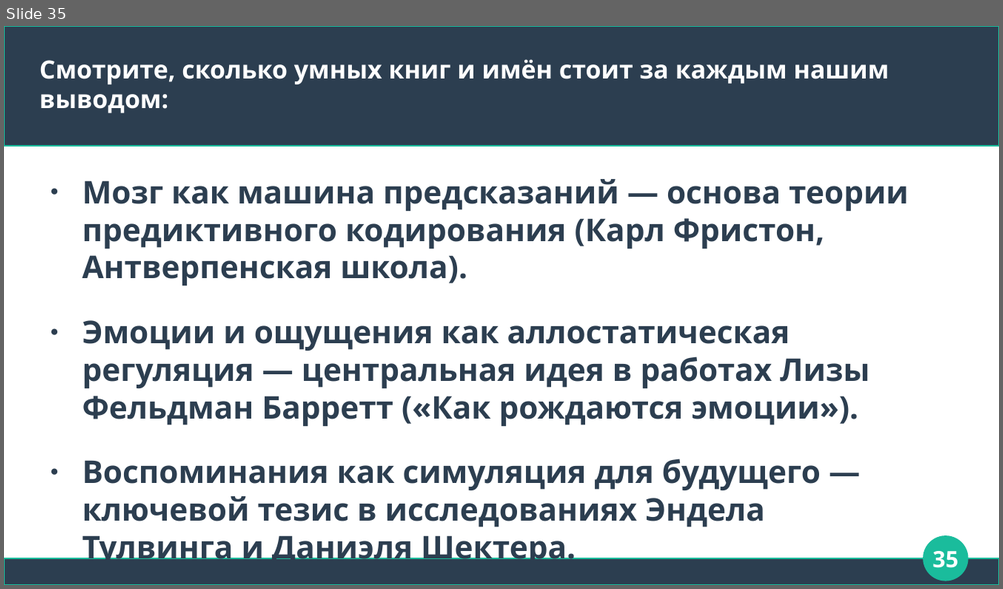
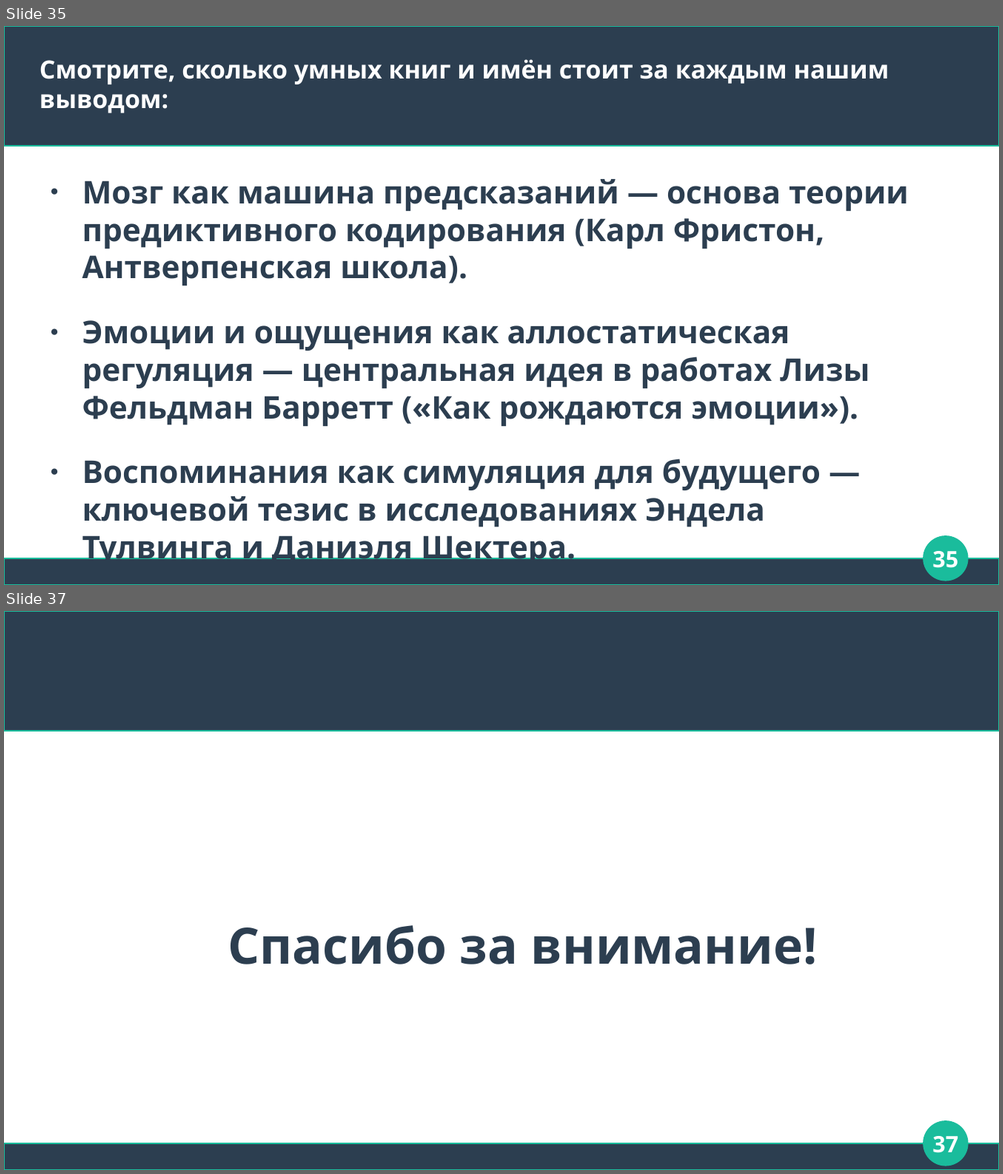
Before and after one commit to Chularev/articles, a slide deck: Psychology/4. аллостаз.odp. Shown one above the other, each under a label of ours: slide 35 before the commit, slides 35 and 37 after it; the slides between them are not shown. The pictures are 1003x589 and 1003x1174 pixels, drawn with LibreOffice and Linux fonts; fonts in the diff are those of the drawing. Boxes give left, top, right and bottom in pixels: in the first picture for what was removed or moved away, otherwise in the second. Text is boxed around its words. In the diff, an @@ line names an element or a change of style, - is before the commit and + after.

```diff
--- a/Psychology/4. аллостаз.odp
+++ b/Psychology/4. аллостаз.odp
@@ slide 37 added at (4,611,999,1170), background #FFFFFF; not listed: 3 template elements that a slide beside it also shows @@
@@ text added at (228,925,817,965), 40 pt, text #2C3E50, bold @@
+Спасибо за внимание!
@@ page number added at (932,1136,958,1153), 18 pt, text #FFFFFF, bold @@
+37
```
Also in this commit, not shown: 1 other slide added, 1 slide removed.
